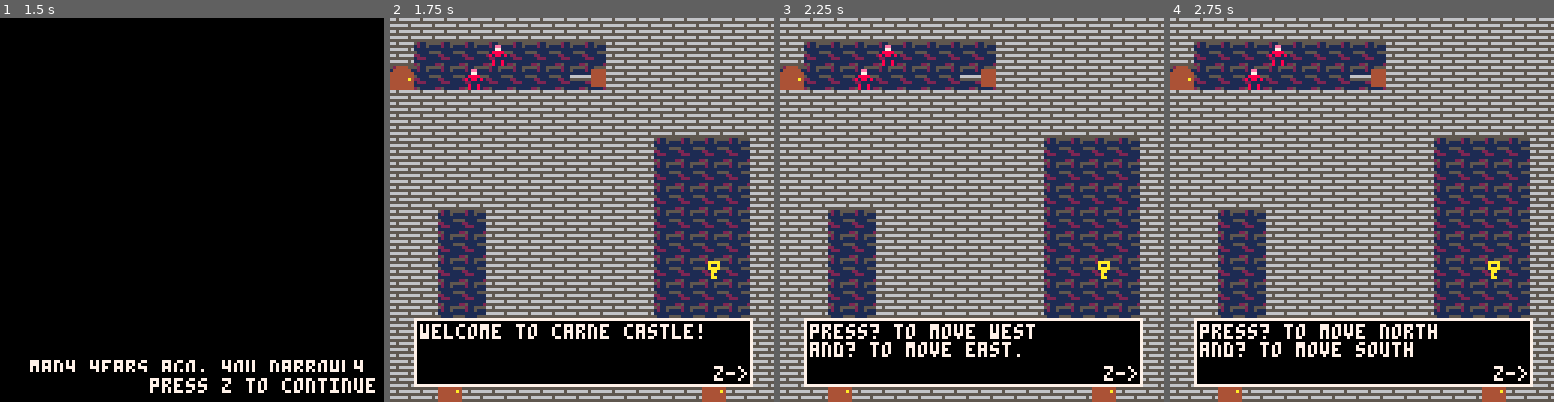
Above: before the commit, frames 1-4 (left to right).
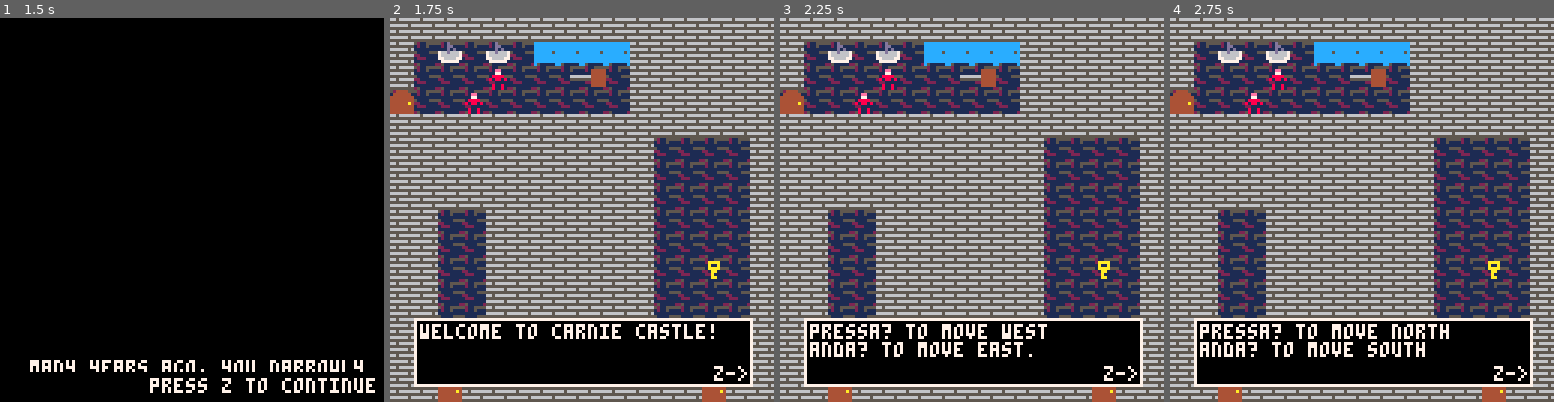
Above: after the commit, the same moments.

Repository: hhratcliffe/CarnieCastle
Game: PICO-8 cartridge carniecastle.p8
Same seed, same stepped clock (60 frames per second), same inputs: the game is played once before the commit and once after it.
Inputs:
- Up to frame 1 (1.5 s): tap X (X key) at 0.33, 1.07 s; tap O (Z key) at 0.7 s
- Up to frame 2 (1.75 s): hold Right from 1.6 s (still down); tap O (Z key) at 1.7 s
- Up to frame 3 (2.25 s): tap X (X key) at 1.85 s; release Right at 2.1 s; tap O (Z key) at 2.1 s; hold Up from 2.15 s (still down)
- Up to frame 4 (2.75 s): release Up at 2.42 s; hold Right from 2.47 s (still down); tap O (Z key) at 2.5 s

Frame 1 is identical in both runs. In frame 2, 6.8% of the frame differs, in the area x 0-85%, y 6-84%; in frame 3, 7.8%; in frame 4, 8.0%, in the area x 0-73%, y 6-89%.

Commit message:
stuff stuff
-Implemented 211 and 212 (bathroom stuff)
-Wall collision now checks for /100==2
-Fixed some music stuff

Diff:
--- a/carniecastle.p8
+++ b/carniecastle.p8
@@ -21,7 +21,8 @@
 south=3
 west=2
 
---debugging things
+
+--[[--debugging things
 playerenemycount = 0
 enemyenemycount = 0
 afterenemyenemycount = 0
@@ -29,6 +30,9 @@
 enemywallcount = 0
 afterenemywallcount = 0
 
+]]
+
+
 --variable used to simulate turn based movement
 pturn=true
 
@@ -89,9 +94,9 @@
 	{--floor1
 		{--room1
 		"210,210,210,210,210,210,210,210,210,210,210,210,210,210,210,210",
-		"210,nil,nil,nil,010,nil,nil,nil,nil,210,210,210,210,210,210,210",
-		"712,nil,nil,010,nil,nil,nil,nil,nil,210,210,210,210,210,210,210",
-		"210,210,210,210,210,210,210,210,210,210,210,210,210,210,210,210",
+		"210,nil,211,nil,211,nil,212,212,212,212,210,210,210,210,210,210",
+		"210,nil,nil,nil,010,nil,nil,nil,nil,nil,210,210,210,210,210,210",
+		"712,nil,nil,010,nil,nil,nil,nil,nil,nil,210,210,210,210,210,210",
 		"210,210,210,210,210,210,210,210,210,210,210,210,210,210,210,210",
 		"210,210,210,210,210,210,210,210,210,210,210,nil,nil,nil,nil,210",
 		"210,210,210,210,210,210,210,210,210,210,210,nil,nil,nil,nil,210",
@@ -108,8 +113,8 @@
 		{--room2
 		"210,210,210,210,210,210,210,210,821,210,210,210,210,210,210,210",
 		"210,nil,210,nil,010,nil,210,nil,nil,nil,210,nil,nil,nil,210,210",
-		"210,nil,nil,nil,210,nil,010,nil,210,nil,nil,nil,210,nil,nil,711",
-		"210,nil,210,nil,010,nil,210,nil,nil,nil,210,nil,nil,nil,210,210",
+		"210,nil,nil,nil,210,nil,010,nil,210,nil,nil,nil,210,nil,nil,210",
+		"210,nil,210,nil,010,nil,210,nil,nil,nil,210,nil,nil,nil,nil,711",
 		"210,nil,nil,nil,210,nil,010,nil,210,nil,nil,nil,210,nil,nil,210",
 		"210,nil,210,nil,010,nil,210,nil,nil,nil,210,nil,nil,nil,210,210",
 		"210,nil,nil,nil,210,nil,010,nil,210,nil,nil,nil,210,nil,nil,210",
@@ -117,8 +122,8 @@
 		"210,nil,nil,nil,210,nil,010,nil,210,nil,nil,nil,210,nil,nil,210",
 		"210,nil,210,nil,010,nil,210,nil,nil,nil,210,nil,nil,nil,210,210",
 		"210,nil,nil,nil,nil,nil,nil,nil,nil,nil,nil,nil,nil,nil,nil,210",
- 		"210,nil,nil,nil,nil,nil,nil,nil,nil,nil,nil,nil,nil,nil,nil,210",
- 		"210,nil,nil,nil,nil,nil,nil,nil,nil,nil,nil,nil,nil,nil,nil,210",
+  "210,nil,nil,nil,nil,nil,nil,nil,nil,nil,nil,nil,nil,nil,nil,210",
+  "210,nil,nil,nil,nil,nil,nil,nil,nil,nil,nil,nil,nil,nil,nil,210",
 		"210,nil,nil,nil,nil,nil,nil,nil,nil,nil,nil,nil,nil,nil,nil,210",
 		"210,nil,nil,nil,nil,nil,nil,nil,nil,nil,nil,nil,nil,nil,nil,210",
 		"210,210,210,210,210,210,210,210,714,210,210,210,210,210,210,210"
@@ -209,11 +214,11 @@
 dialogue={
 	--27 characters currently fit on one line.
 	t_dialogue={ --tutorial level dialogue
-		"welcome to carne castle!",
-		"press? to move west\nand? to move east. ",
-		"press? to move north\nand? to move south",
-		"hold x and press?/? to \nturn.",
-		"x+? turns you clockwise,\nand x+?turns you\ncounterclockwise.",
+		"welcome to carnie castle!",
+		"pressa? to move west\nanda? to move east. ",
+		"pressa? to move north\nanda? to move south",
+		"hold x and pressa?/??to \nturn.",
+		"x+?turns you clockwise,\nand x+??turns you\ncounterclockwise.",
 		"touching enemies with your\nsword will kill them.",
 		"plan your movements, and\nyou shall succeed.\ngood luck!"
 	},
@@ -221,7 +226,7 @@
 	doors={
 		"i don't need to go back\nthere...",
 		"i need a key to open\nthis door.",
-		"i shouldn't leave any\ncarnes alive."
+		"i shouldn't leave any\ncarnies alive."
 	},
 
 	enemies={
@@ -252,6 +257,7 @@
 --animation
 lclownwalk = {33, 32, 34, 32,33, 32, 34, 32}
 jugglerwalk = {49, 50, 51, 52, 53, 54, 55, 48}
+jugglerprojectile = 56
 
 --sprite rotation function
 --written by mimick on https://www.lexaloffle.com/bbs/?tid=2592
@@ -313,7 +319,7 @@
 							xmove=0
 							ymove=1
 						end
-						if gb[i+xmove][j+ymove]!=210 and gb[i+xmove][j+ymove]!=201 then --201 = blocks movement into doors. temporary
+						if flr(gb[i+xmove][j+ymove]/100)!=2 and gb[i+xmove][j+ymove]!=201 then --201 = blocks movement into doors. temporary
 								--move player 1 space
 							if gb[i+xmove][j+ymove]!=-1 and (gb[i+xmove][j+ymove]>=10 and gb[i+xmove][j+ymove]<100) then --update to a range when more enemies are introduced
 									gb[i][j]=-1
@@ -405,7 +411,8 @@
 		end
 	elseif flags[currentfloor][currentroom].tutorial==1 then
 		music(32, 200, 2)
- end
+	end
+
 	--dialogue trigger to introduce lesser clowns
 	if currentroom==2 and checkforenemies() then
 		load_dialogue(dialogue.enemies,1,2)
@@ -484,6 +491,92 @@
 	end
 end
 
+function jugglershoot(i, j, direction)
+
+	--print("open fire!")
+	--wait(30)
+	delay =1
+
+	--[[
+	if skipanim then
+		--return
+	end
+	]]
+	a = 1
+	b = 1
+
+	if direction == north then
+		a = 0
+		b = -1
+	elseif direction == south then
+		a = 0
+		b = 1
+	elseif direction == west then
+		a = -1
+		b = 0
+	elseif direction == east then
+		a = 1
+		b = 0
+	else
+		x = 1/0
+	end
+
+	k = 0
+
+	--print("player.x = "..player.x)
+	--print("i = "..i)
+	--print("player.y = "..player.y)
+	--print("j = "..j)
+	--wait(30)
+	while(player.x*8 != i*8+a*k or player.y*8 != j*8+b*k) do
+	k +=1
+	--print("k = " .. k)
+	x = i*8+a*k-5
+	y = j*8+b*k-5
+
+	--floor
+	--print("floor = "..floor[x/8][y/8])
+	spr(floor[flr(x/8)][flr(y/8)], flr(x/8)*8, flr(y/8)*8)
+	--entity
+	entity = gb[flr(x/8)+1][flr(y/8)+1]
+	--print("entity: "..entity)
+	--print("entity: ("..flr((x-4)/8)*8 ..",".. flr((y-4)/8)*8 ..")")
+	--print("proj: ("..x-8 .."," .. y-8 ..")")
+	if(flr(entity/10)==12) then
+		spr(48,flr(x/8)*8,flr(y/8)*8 )
+	elseif entity == 210 then
+		spr(entity-200,flr(x/8)*8,flr(y/8)*8)
+	end
+
+	--player
+	spra(player.direct,1,player.x*8-8,player.y*8-12,1,2)
+
+	--projectile
+	spr(jugglerprojectile, x-3, y-3)
+
+	--cover your tracks
+	if (x)%8==0 or (y-b)%8==0 then
+		--floor
+		spr(floor[flr((x-a*8)/8)][flr((y-b*8)/8)], flr((x-a*8)/8)*8, flr((y-b*8)/8)*8)
+		--entity
+		entity = gb[flr((x-a*8)/8)+1][flr((y-b*8)/8)+1]
+
+		if(flr(entity/10)==12) then
+			spr(48,flr((x-a*8)/8)*8,flr((y-b*8)/8)*8 )
+		elseif entity == 210 then
+			spr(entity-200,flr((x-a*8)/8)*8,flr((y-b*8)/8)*8)
+		end
+		--player
+		spra(player.direct,1,player.x*8-8,player.y*8-12,1,2)
+
+	end
+
+	wait(delay)
+	end
+
+	--print("and it's done")
+	wait(15)
+end
 
 function animation(a, delay, i, j, direction, enemydeath)
 
@@ -614,7 +707,7 @@
 end
 
 function reloadroom()
- poke(0x5f40,0)
+  poke(0x5f40,0)
 	player.x=player.savedx
 	player.y=player.savedy
 	player.direct=player.saveddirect
@@ -633,22 +726,26 @@
 		--mechanics of movement
 		if (i+a)==sword.x and j==sword.y then
 			enemydeath = true
-			print("walking to my death")
+			--print("walking to my death")
 			gb[i][j]=-1
 			--gb[i+a][j]=nil should be unnecessary
 		else
 
-			ec1,wc1 = enemycount()
+			--ec1,wc1 = enemycount()
+
+			--[[
 
 			if(target == -1) then
 				print("taret is nil")
 			else
 				print("target = "..gb[i+a][j])
 			end
+
+			]]
 			gb[i+a][j] = entity+100
 			gb[i][j] = -1
 
-	 	ec2,wc2 = enemycount()
+	 	--[[ec2,wc2 = enemycount()
 
 			if ec1!=ec2 then
 				print("a="..a)
@@ -656,6 +753,7 @@
 				print("j="..j)
 				wait(120)
 			end
+			]]
 
 			--print("clown ("..i..","..j..") to ("..i+a..","..j..")")
 	 end
@@ -683,10 +781,13 @@
  if(spot== -1 or spot == 0) then
  	if i==sword.x and (j+b)==sword.y then
 	 	enemydeath = true
-	 	print("walking to my death")
+
+	 	--print("walking to my death")
 	 	gb[i][j]=-1
 	 	--gb[i][j+b]=nil should be unnecsesary
 	 else
+
+			--[[
 
 			ec1,wc1 = enemycount()
 
@@ -695,8 +796,12 @@
 			else
 				print("target = "..gb[i][j+b])
 			end
+
+			]]
 			gb[i][j+b] = entity+100
 			gb[i][j] = -1
+
+			--[[
 
 	 	ec2,wc2 = enemycount()
 
@@ -706,6 +811,8 @@
 				print("j="..j)
 				wait(120)
 			end
+			]]
+
 	 	--print("clown ("..i..","..j..") to ("..i..","..j+b..")")
  	end
 
@@ -747,10 +854,9 @@
 			end
 		end
 
-
-	--
 	--juggler
 	elseif (flr(entity/10) ==2) then
+		death = false
 		gb[i][j] += 100
 		direction = entity%10
 
@@ -758,6 +864,8 @@
 		if direction == north then
 			if(xoff==0 and yoff < 0) then
 				if los(i, j, direction) then
+
+					jugglershoot(i, j, direction)
 					gb[player.x][player.y] = -1
 				end
 			else
@@ -765,7 +873,13 @@
 				spot = gb[i+c][j]
 				if(spot == o or spot == -1) then
 					gb[i][j] = -1
-					gb[i+c][j] = entity+100
+
+
+					if not(sword.x == i+c and sword.y == j) then
+						gb[i+c][j] = entity+100
+					else
+						death = true
+					end
 
 					if c<0 then
 						newdir = west
@@ -773,7 +887,7 @@
 						newdir = east
 					end
 
-					animation(jugglerwalk, standarddelay, i, j, newdir)
+					animation(jugglerwalk, standarddelay, i, j, newdir, death)
 				end
 			end
 
@@ -781,6 +895,8 @@
 		elseif direction == south then
 			if(xoff==0 and yoff > 0) then
 				if los(i, j, direction) then
+
+					jugglershoot(i, j, direction)
 					gb[player.x][player.y] = -1
 				end
 			else
@@ -788,7 +904,12 @@
 				spot = gb[i+c][j]
 				if(spot == o or spot == -1) then
 					gb[i][j] = -1
-					gb[i+c][j] = entity+100
+
+					if not(sword.x == i+c and sword.y == j) then
+						gb[i+c][j] = entity+100
+					else
+						death = true
+					end
 
 					if c<0 then
 						newdir = west
@@ -796,7 +917,7 @@
 						newdir = east
 					end
 
-					animation(jugglerwalk, standarddelay, i, j, newdir)
+					animation(jugglerwalk, standarddelay, i, j, newdir, death)
 				end
 			end
 
@@ -804,6 +925,9 @@
 		elseif direction == east then
 			if(xoff>0 and yoff == 0) then
 				if los(i, j, direction) then
+
+					jugglershoot(i, j, direction)
+
 					gb[player.x][player.y] = -1
 				end
 			else
@@ -811,15 +935,19 @@
 				spot = gb[i][j+c]
 				if(spot == o or spot == -1) then
 					gb[i][j] = -1
-					gb[i][j+c] = entity+100
-
+
+					if not(sword.x == i and sword.y == j+c) then
+						gb[i][j+c] = entity+100
+					else
+						death = true
+					end
 					if c<0 then
 						newdir = north
 					else
 						newdir = south
 					end
 
-					animation(jugglerwalk, 3, i, j, newdir)
+					animation(jugglerwalk, 3, i, j, newdir, death)
 				end
 			end
 
@@ -827,6 +955,8 @@
 		elseif direction == west then
 			if(xoff<0 and yoff == 0) then
 				if los(i, j, direction) then
+					jugglershoot(i, j, direction)
+
 					gb[player.x][player.y] = -1
 				end
 			else
@@ -834,7 +964,12 @@
 				spot = gb[i][j+c]
 				if(spot == o or spot == -1) then
 					gb[i][j] = -1
-					gb[i][j+c] = entity+100
+
+					if not(sword.x == i and sword.y == j+c) then
+						gb[i+c][j] = entity+100
+					else
+						death = true
+					end
 
 					if c<0 then
 						newdir = north
@@ -842,7 +977,7 @@
 						newdir = south
 					end
 
-					animation(jugglerwalk, 3, i, j, newdir)
+					animation(jugglerwalk, 3, i, j, newdir, death)
 				end
 			end
 		end
@@ -1031,7 +1166,7 @@
 		for j = 1,16 do
 			if gb[i][j] != -1 and gb[i][j] > 0 and gb[i][j] < 200 then
 				count += 1
-			elseif gb[i][j] == 210 then
+			elseif gb[i][j]/100 == 210 then
 				wallcount += 1
 			end
 		end
@@ -1109,7 +1243,7 @@
 	elseif ly<=0 then
 		ly=0
 	end
-	lore="many years ago, you narrowly\nescaped your families c …(68 unchanged characters)… ardly carnival bandit\nlord and his carne minions.\n\nnow, you must fufill the last\ndying wish of your butler;\ntake back the castle and\navenge your family.\n\narmed only with your trusty\nclaymore, minimal combat\nexperience, and knowledge\nof a secret entrance, you\nmust fight your way through\nthe castle and drive the\ncarnes from your home."
+	lore="many years ago, you narrowly\nescaped your families c …(68 unchanged characters)… ardly carnival bandit\nlord and his carnie minions.\n\nnow, you must fufill the last\ndying wish of your butler;\ntake back the castle and\navenge your family.\n\narmed only with your trusty\nclaymore, minimal combat\nexperience, and knowledge\nof a secret entrance, you\nmust fight your way through\nthe castle and drive the\ncarnies from your home."
 	print(lore,10,ly,7)
 	rectfill(0,118,128,128,0)
 	print("press z to continue",50,120,7)
@@ -1126,6 +1260,12 @@
 		print("thanks for playing!",25,40,7)
 		print("future features:",30,50,7)
 		print("more floors and rooms\nmore enemy types\nharder puzzles\nitems\n",30,60,7)
+		print("press z to return to title screen",20,120,7)
+
+		if btnp(4) then
+			win=false
+			titleinit()
+		end
 	else
 
 	if not dead then
@@ -1151,6 +1291,10 @@
 				--wall things
 				elseif gb[i][j]==210 then --200=wall
 					spr(10, i*8-8, j*8-8)
+				elseif gb[i][j]==211 then
+					spr(7, i*8-8, j*8-8)
+				elseif gb[i][j]==212 then
+					spr(8, i*8-8, j*8-8)
 
 				--door things
 			elseif gb[i][j]!=-1 and gb[i][j] > 700 and gb[i][j] < 800 then
@@ -1233,16 +1377,18 @@
 		end
 
 	return false
-end
+
+end
+
 __gfx__
-0000000000056000000000000000000000000000000000000000000000000000ccccccc166665666665666660044440060000000000000000000000000000000
-0000000000056000000000000000000000000000000000000000000000000000ccccccc166665666555555550444444056000000000000000000000000000000
-0070070000056000000000000000000000000000000000000000000000000000ccccccc155555555666666564444444466600000000000000000000000000000
-0007700000056000000000000000000000000000000000000000000000000000cccccca166566666555555554444444455560000000000000000000000000000
-0007700000056000000000000000000000000000000000000000000000000000ccccccc16656666666566666444444a466666000000000000000000000000000
-0070070000056000000000000000000000000000000000000000000000000000ccccccc155555555555555554444444455555600000000000000000000000000
-0000000000056000000000000000000000000000000000000000000000000000ccccccc166665666666666564444444466666660000000000000000000000000
-00000000044444400000000000000000000000000000000000000000000000000000000066665666555555554444444455555556000000000000000000000000
+00000000000560000000000000000000000000000000000000000000000d0000cccccccc66665666665666660044440060000000000000000000000000000000
+00000000000560000000000000000000000000000000000000000000000dd000cccccccc66665666555555550444444056000000000000000000000000000000
+00700700000560000000000000000000000000000000000000000000000d0d00cccccccc55555555666666564444444466600000000000000000000000000000
+00077000000560000000000000000000000000000000000000000000766d6667cccccc5c66566666555555554444444455560000000000000000000000000000
+0007700000056000000000000000000000000000000000000000000076666667cccccccc6656666666566666444444a466666000000000000000000000000000
+0070070000056000000000000000000000000000000000000000000077666677cccccccc55555555555555554444444455555600000000000000000000000000
+0000000000056000000000000000000000000000000000000000000007777770cccccccc66665666666666564444444466666660000000000000000000000000
+0000000004444440000000000000000000000000000000000000000000000000c000000c66665666555555554444444455555556000000000000000000000000
 00000000044444400000000000000000000000000000000000000000000000000000000052115555000000000044440000000000000000000000000000000000
 000000000444444000000000000000000000000000000000000000000000000000000000121151110000000004aaaa4000aaaa00000000000000000000000000
 000000000444444000000000000000000000000000000000000000000000000000000000111111110000000044a00a4400a00a00000000000000000000000000
@@ -1262,7 +1408,7 @@
 00c00000000000000000000000c0000000c000c00c000c00000000000c0000000000000000000000000000000000000000700700000007000070000000000000
 000ee0000c0ee0c0000ee0c0000ee000000ee000000ee000000ee0c0000ee0000000000000000000000000000000000007000070000000700700000000000000
 000770c0000770000007700000077000000770000007700000077000000770000000000000000000000000000000000070000007000000077000000000000000
-c0888800008888000088880cc088880cc08888000088880cc088880cc088880c0000000000000000000000000000000000000000000000000000000000000000
+c0888800008888000088880cc088880cc08888000088880cc088880cc088880c000c000000000000000000000000000000000000000000000000000000000000
 0808808008088c8008c8808008088080080880800808808008088080080880800000000000000000000000000000000000000000000000000000000000000000
 00011000000110000001100000011000000110000001100000011000000110000000000000000000000000000000000000000000000000077000000070000007
 00800800008008000080080000800800008008000080080000800800008008000000000000000000000000000000000000000000000000700700000007000070
Not shown, changed: the sound effects (__sfx__) section of carniecastle.p8
